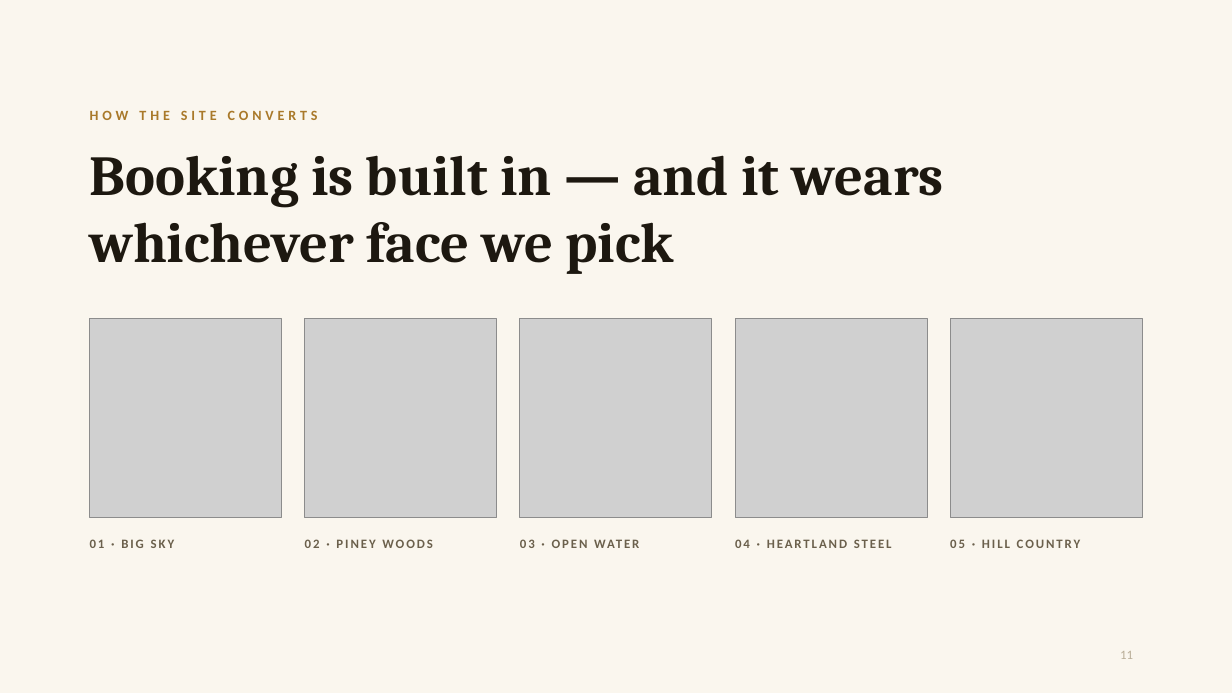
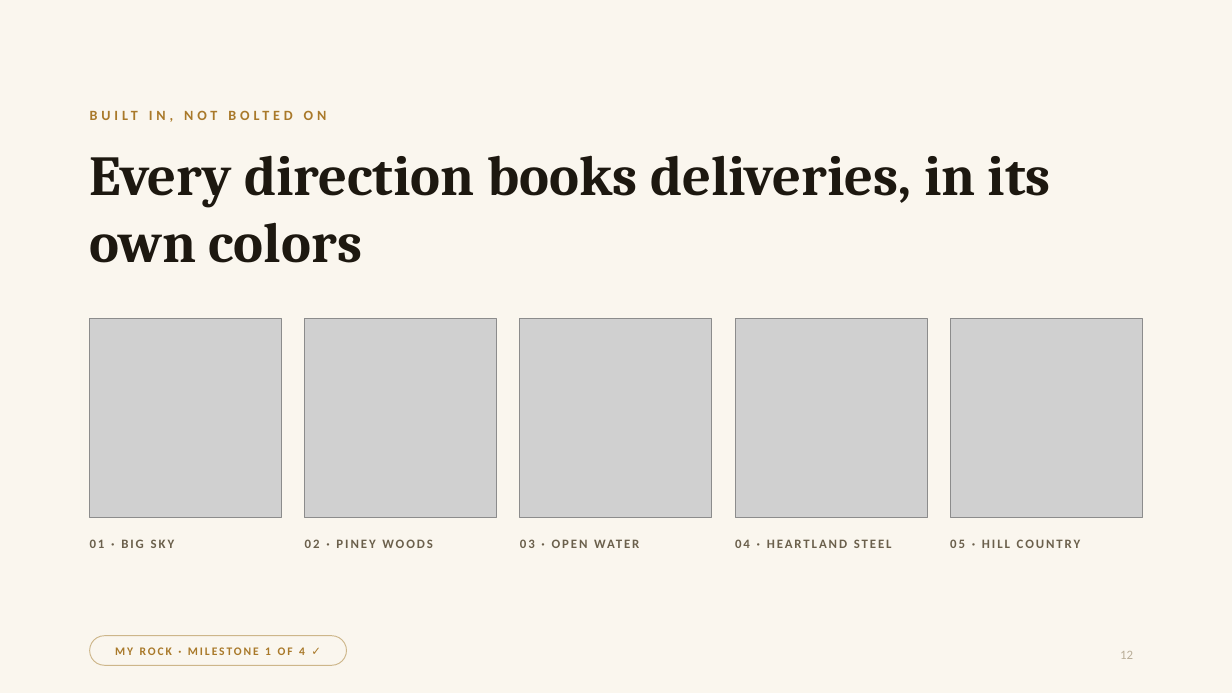
Before and after one commit to jpzllkfl/ace-design-presentation, a slide deck: slide 12 of ACE-Design-Review.pptx (slide 11 before the commit). Drawn at 1232x693 pixels with LibreOffice and Linux fonts; fonts in the diff are those of the drawing; grey boxes stand for pictures; background and template pictures are left out. Boxes give left, top, right and bottom in pixels: in the first picture for what was removed or moved away, otherwise in the second. Text is boxed around its words. In the diff, an @@ line names an element or a change of style, - is before the commit and + after.

```diff
--- a/ACE-Design-Review.pptx
+++ b/ACE-Design-Review.pptx
@@ text at [90, 110, 318, 120]: text changed @@
-HOW THE SITE CONVERTS
+BUILT IN, NOT BOLTED ON
@@ title at [90, 155, 1051, 263]: text changed @@
-Booking is built in — and it wears whichever face we pick
+Every direction books deliveries, in its own colors
@@ rounded rectangle added at [90, 636, 347, 665], outline #CDB68A 0.75 pt, 9 pt, text #A9792A, bold @@
+MY ROCK · MILESTONE 1 OF 4 ✓
```
Also in this commit, not shown: 9 other slides changed, 6 slides added, 5 slides removed, 4 other files.
